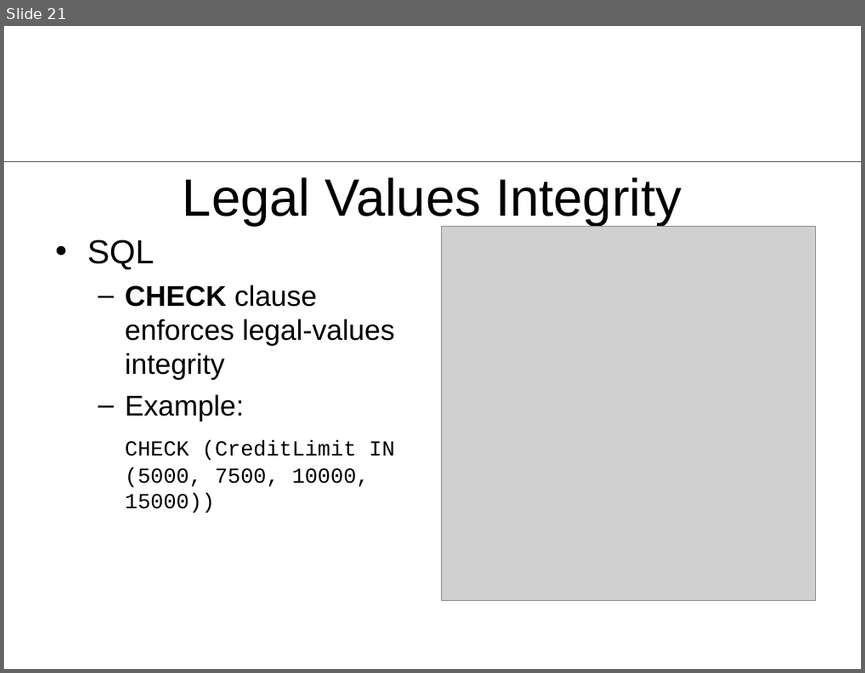
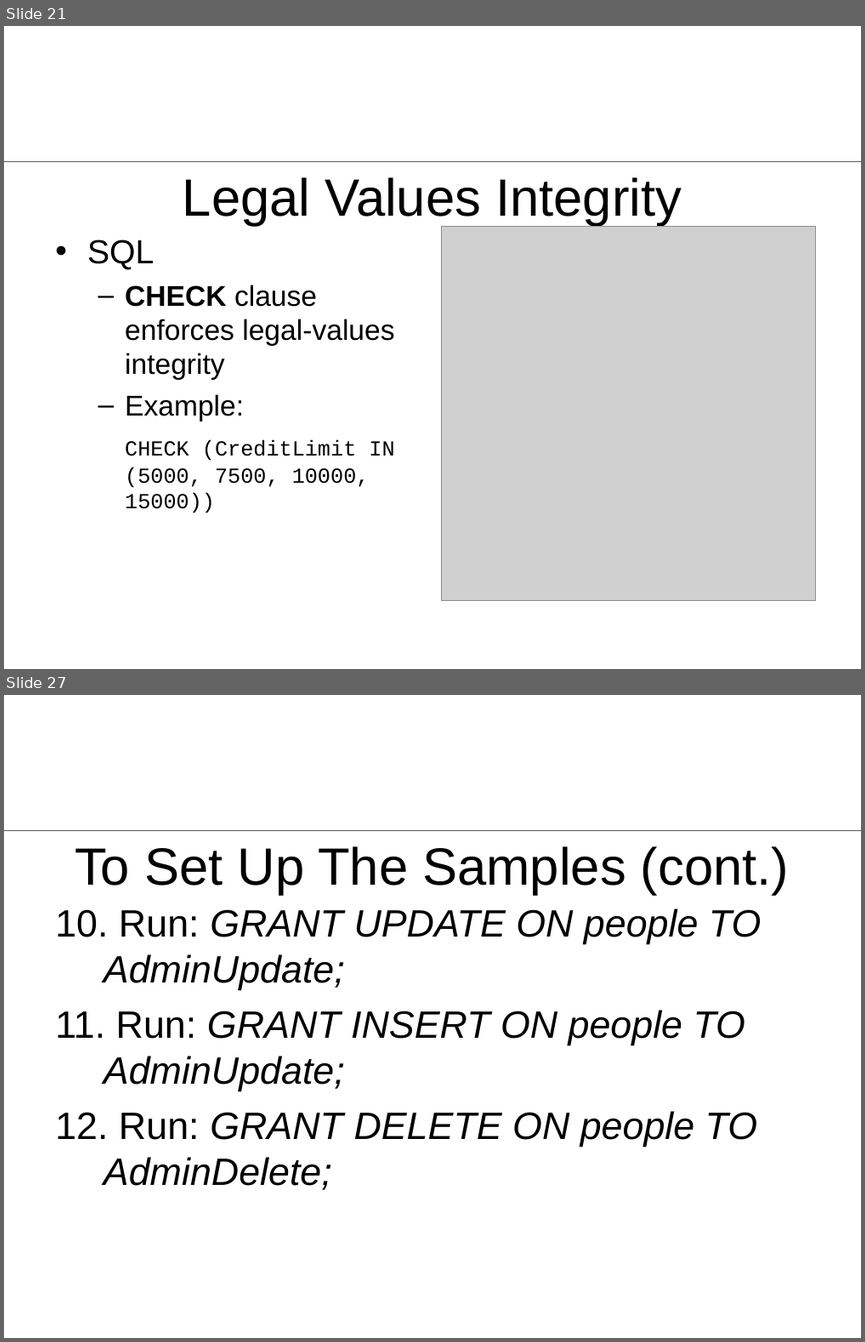
Before and after one commit to rhildred/ActiveRecord, a slide deck: docs/ActiveRecord.ppt. Shown one above the other, each under a label of ours: slide 21 before the commit, slides 21 and 27 after it; the slides between them are not shown. The pictures are 865x673 and 865x1342 pixels, drawn with LibreOffice and Linux fonts; fonts in the diff are those of the drawing; grey boxes stand for pictures; background and template pictures are left out. Boxes give left, top, right and bottom in pixels: in the first picture for what was removed or moved away, otherwise in the second. Text is boxed around its words. In the diff, an @@ line names an element or a change of style, - is before the commit and + after.

```diff
--- a/docs/ActiveRecord.ppt
+++ b/docs/ActiveRecord.ppt
@@ slide 27 added at bbox=[4, 695, 861, 1338], background #FFFFFF; not listed: 1 template element that a slide beside it also shows @@
@@ title added at bbox=[75, 846, 789, 895], 44 pt, text #000000 @@
+To Set Up The Samples (cont.)
@@ text added at bbox=[103, 908, 760, 1190], 32 pt, text #000000, italic @@
+10. Run: GRANT UPDATE ON people TO AdminUpdate;
+11. Run: GRANT INSERT ON people TO AdminUpdate;
+12. Run: GRANT DELETE ON people TO AdminDelete;
```
Also in this commit, not shown: 1 slide changed, 8 other slides added, 3 other files.
